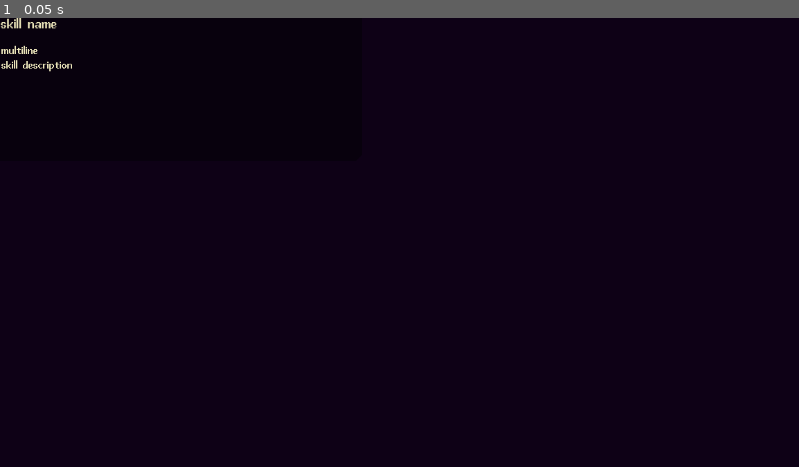
Above: before the commit, frame 1.
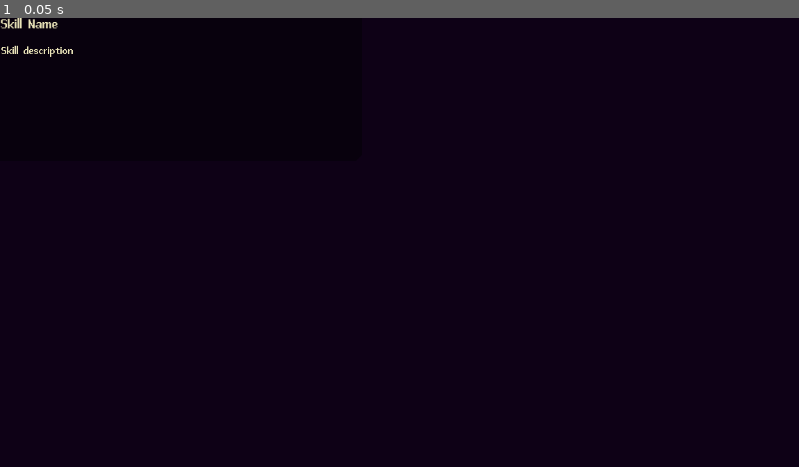
Above: after the commit, the same moment.

Repository: Juanxpeke/GD-FPSJuegos
Game: Godot game, scene res://Core/UI/HUD/PlayerInterface/skill_tooltip.tscn
Two runs of this game, one before a commit and one after it. Both use one fixed random seed, a clock stepped at 60 frames per second and the inputs below. This scene is started directly instead of the project's main scene. The engine's default icon, where the game draws it, is replaced by a stand-in: a white triangle on a blue panel in a dark square.
Inputs:
- Up to frame 1 (0.05 s): no input

The runs differ from the first frame. In frame 1, 0.3% of the frame differs, in the area x 0-10%, y 0-13%.

Commit message:
feat: little skill list refactor

Diff:
--- a/Core/UI/HUD/PlayerInterface/player_interface.gd
+++ b/Core/UI/HUD/PlayerInterface/player_interface.gd
@@ -8,13 +8,13 @@
 @onready var peer_name_label: Label = %PeerNameLabel
 @onready var life_bar: TextureProgressBar = %LifeBar
 @onready var life_label: Label = %LifeLabel
-@onready var skill_list
+@onready var skill_lists_container
 
 # Private
 
 # Called when the node enters the scene tree for the first time.
 func _ready() -> void:
-	skill_list = get_child(-1, false)
+	skill_lists_container = get_child(-1, false)
 
 # Called when the related player health changes
 func _on_player_health_changed() -> void:
@@ -58,4 +58,4 @@
 
 	player.health_changed.connect(_on_player_health_changed)
 
-	skill_list.set_player(player)
+	skill_lists_container.set_player(player)
--- a/Core/UI/HUD/PlayerInterface/skill_active_list.gd
+++ b/Core/UI/HUD/PlayerInterface/skill_active_list.gd
@@ -1,16 +1,21 @@
+class_name SkillActiveList
 extends SkillList
 
+# Private
 
+# Called when a skill is selected
 func _on_skill_selected(item_id : int) -> void:
 	super._on_skill_selected(item_id)
+
 	if player == GameManager.player:
 		player.activate_skill.rpc(item_id)
 
-func _set_player_skills() -> void:
+# Updates the layout
+func _update_layout() -> void:
 	clear() # vacia lista
 	var count: int= 0
 	for skill in player.activable_skills: # REVIEW: + player.activable_skills:
 		add_item(skill.name, skill.icon)
 		set_item_tooltip(count, skill.description)
 		displayed_skills.append(skill)
-		count+=1
+		count += 1
--- a/Core/UI/HUD/PlayerInterface/skill_list.gd
+++ b/Core/UI/HUD/PlayerInterface/skill_list.gd
@@ -4,25 +4,34 @@
 var displayed_skills: Array[ResSkill] = []
 var player: Player
 
+# Private
+
+# Called when the node enters the scene tree for the first time
 func _ready() -> void:
 	item_selected.connect(_on_skill_selected)
 
+# Called when a skill is selected
 func _on_skill_selected(item_id : int) -> void:
 	deselect_all()
 
-func _set_player_skills() -> void:
-	clear() # vacia lista
-	var count: int= 0
+# Creates a custom tooltip
+func _make_custom_tooltip(for_text: String) -> Object:
+	return get_parent()._make_custom_tooltip(for_text)
+
+# Updates the layout
+func _update_layout() -> void:
+	clear() # Empty the list
+	var count: int = 0
 	for skill in player.get_skills():
-		add_item(skill.name, skill.icon)
-		set_item_tooltip(count, skill.name+"|||"+skill.description)
+		add_item('', skill.icon)
+		set_item_tooltip(count, skill.name + "|||" + skill.description)
 		displayed_skills.append(skill)
-		count+=1
+		count += 1
 
+# Public
+
+# Sets the player
 func set_player(player: Player) -> void:
 	self.player = player
-	player.skills_changed.connect(_set_player_skills)
-	_set_player_skills()
-
-func _make_custom_tooltip(for_text: String) -> Object:
-	return get_parent()._make_custom_tooltip(for_text)
+	player.skills_changed.connect(_update_layout)
+	_update_layout()
--- /dev/null
+++ b/Core/UI/HUD/PlayerInterface/skill_lists_container.gd
@@ -0,0 +1,25 @@
+class_name SkillListsContainer
+extends Panel
+
+var tooltip_scene: PackedScene = preload("res://Core/UI/HUD/PlayerInterface/skill_tooltip.tscn")
+
+@onready var passive_skills_list: SkillList = %PassiveSkillsList
+@onready var active_skills_list: SkillList = %ActiveSkillsList
+
+# Private
+
+# Creates a custom tooltip
+func _make_custom_tooltip(for_text: String) -> Object:
+	var new_tooltip: Control = tooltip_scene.instantiate()
+	var parsed_text = for_text.split("|||")
+
+	new_tooltip.set_skill_data(parsed_text[0], parsed_text[1])
+
+	return new_tooltip
+
+# Public
+
+# Sets the player
+func set_player(player: Player) -> void:
+	passive_skills_list.set_player(player)
+	active_skills_list.set_player(player)
--- a/Core/UI/HUD/PlayerInterface/skill_list.tscn
+++ b/Core/UI/HUD/PlayerInterface/skill_lists_container.tscn
@@ -1,29 +1,8 @@
 [gd_scene load_steps=6 format=3 uid="uid://m5pxvi7avooy"]
 
+[ext_resource type="Script" path="res://Core/UI/HUD/PlayerInterface/skill_lists_container.gd" id="1_dmsxe"]
 [ext_resource type="Script" path="res://Core/UI/HUD/PlayerInterface/skill_list.gd" id="1_xwjme"]
 [ext_resource type="Script" path="res://Core/UI/HUD/PlayerInterface/skill_active_list.gd" id="2_v8vk0"]
-
-[sub_resource type="GDScript" id="GDScript_omhc4"]
-script/source = "extends Panel
-
-@onready var general_itemlist : SkillList = $General
-@onready var activable_itemlist : SkillList = $Activables
-var tooltip_scene : PackedScene = preload(\"res://Core/UI/HUD/PlayerInterface/skill_tooltip.tscn\")
-
-func set_player(player : Player) -> void:
-	general_itemlist.set_player(player)
-	activable_itemlist.set_player(player)
-
-func _make_custom_tooltip(for_text: String) -> Object:
-	var new_tooltip : Control = tooltip_scene.instantiate()
-	var parsed_text = for_text.split(\"|||\")
-	new_tooltip.get_child(0).text =	parsed_text[0] # might be a better way
-	new_tooltip.get_child(1).text =	parsed_text[1]
-	#MultiplayerManager.log_msg(new_tooltip.size)
-	return new_tooltip
-
-
-"
 
 [sub_resource type="StyleBoxEmpty" id="StyleBoxEmpty_fb75g"]
 
@@ -37,9 +16,10 @@
 offset_left = 4.0
 offset_right = 0.279968
 offset_bottom = -0.184021
-script = SubResource("GDScript_omhc4")
+script = ExtResource("1_dmsxe")
 
-[node name="General" type="ItemList" parent="."]
+[node name="PassiveSkillsList" type="ItemList" parent="."]
+unique_name_in_owner = true
 layout_mode = 1
 anchors_preset = -1
 anchor_right = 1.0
@@ -53,10 +33,11 @@
 same_column_width = true
 fixed_column_width = 120
 icon_mode = 0
-fixed_icon_size = Vector2i(70, 70)
+fixed_icon_size = Vector2i(48, 48)
 script = ExtResource("1_xwjme")
 
-[node name="Activables" type="ItemList" parent="."]
+[node name="ActiveSkillsList" type="ItemList" parent="."]
+unique_name_in_owner = true
 layout_mode = 1
 anchors_preset = -1
 anchor_top = 0.722
@@ -72,5 +53,5 @@
 same_column_width = true
 fixed_column_width = 83
 icon_mode = 0
-fixed_icon_size = Vector2i(50, 50)
+fixed_icon_size = Vector2i(48, 48)
 script = ExtResource("2_v8vk0")
--- /dev/null
+++ b/Core/UI/HUD/PlayerInterface/skill_tooltip.gd
@@ -0,0 +1,18 @@
+class_name SkillTooltip
+extends Panel
+
+@onready var name_label := %Name
+@onready var description_label := %Description
+
+# Private
+
+# Called when the node enters the scene tree for the first time
+func _ready() -> void:
+	pass # Replace with function
+
+# Public
+
+# Sets the skill data
+func set_skill_data(skill_name: String, skill_description: String) -> void:
+	get_child(0).text = skill_name
+	get_child(1).text = skill_description
--- a/Core/UI/HUD/PlayerInterface/skill_tooltip.tscn
+++ b/Core/UI/HUD/PlayerInterface/skill_tooltip.tscn
@@ -1,4 +1,6 @@
-[gd_scene format=3 uid="uid://bs1agku18ufwf"]
+[gd_scene load_steps=2 format=3 uid="uid://3vg2uf5qqnci"]
+
+[ext_resource type="Script" path="res://Core/UI/HUD/PlayerInterface/skill_tooltip.gd" id="1_lu4vi"]
 
 [node name="Tooltip" type="Panel"]
 custom_minimum_size = Vector2(300, 120)
@@ -10,6 +12,7 @@
 grow_horizontal = 2
 grow_vertical = 2
 size_flags_horizontal = 3
+script = ExtResource("1_lu4vi")
 
 [node name="Name" type="Label" parent="."]
 layout_mode = 1
@@ -18,7 +21,7 @@
 offset_bottom = 26.0
 grow_horizontal = 2
 theme_override_font_sizes/font_size = 20
-text = "skill name"
+text = "Skill Name"
 
 [node name="Description" type="Label" parent="."]
 layout_mode = 1
@@ -32,6 +35,5 @@
 offset_right = -0.0240479
 offset_bottom = -0.0240021
 grow_horizontal = 2
-text = "multiline
-skill description"
+text = "Skill description"
 autowrap_mode = 3
--- a/Core/UI/HUD/hud.tscn
+++ b/Core/UI/HUD/hud.tscn
@@ -3,7 +3,7 @@
 [ext_resource type="Script" path="res://Core/UI/HUD/hud.gd" id="1_ku5ab"]
 [ext_resource type="PackedScene" uid="uid://b3lux4srfnsh4" path="res://Core/UI/HUD/Store/store.tscn" id="1_xp5ni"]
 [ext_resource type="PackedScene" uid="uid://cfbchqiowblyh" path="res://Core/UI/HUD/PlayerInterface/player_interface.tscn" id="2_lccxb"]
-[ext_resource type="PackedScene" uid="uid://m5pxvi7avooy" path="res://Core/UI/HUD/PlayerInterface/skill_list.tscn" id="3_07nbi"]
+[ext_resource type="PackedScene" uid="uid://m5pxvi7avooy" path="res://Core/UI/HUD/PlayerInterface/skill_lists_container.tscn" id="3_07nbi"]
 [ext_resource type="Texture2D" uid="uid://dx7t4omxenkpt" path="res://Core/UI/HUD/preparation_time_bar_progress.png" id="4_0j1r6"]
 [ext_resource type="PackedScene" uid="uid://b22w43jwcyyxw" path="res://Core/UI/HUD/SkillPicker/skill_picker.tscn" id="5_wpddp"]
 
